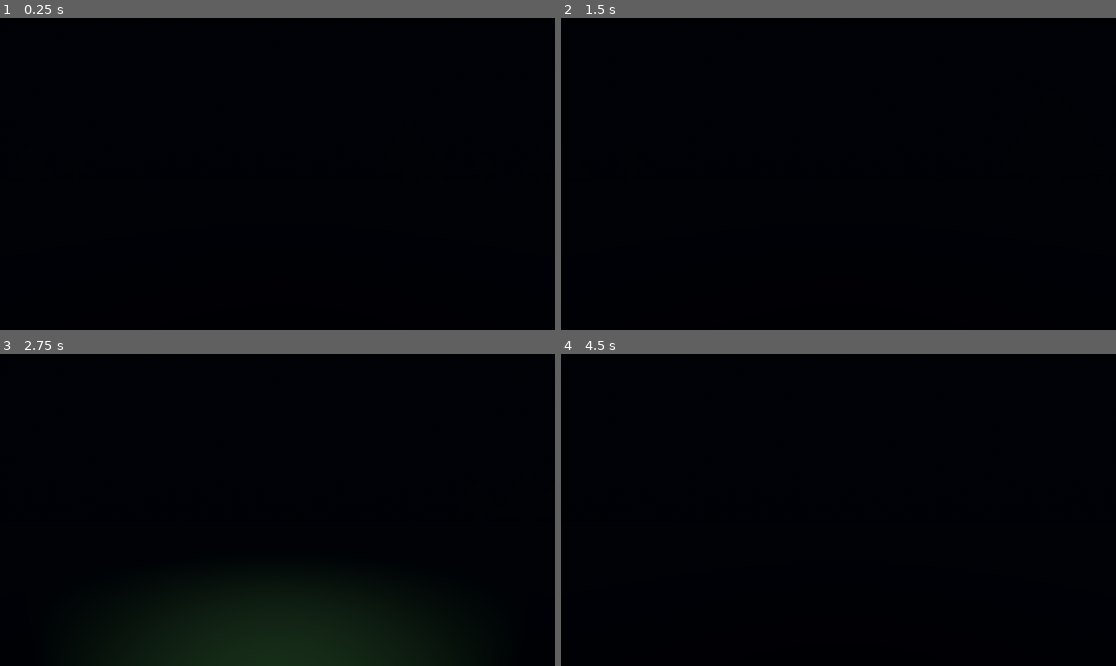
Above: before the commit, frames 1-4 (two rows, left to right).
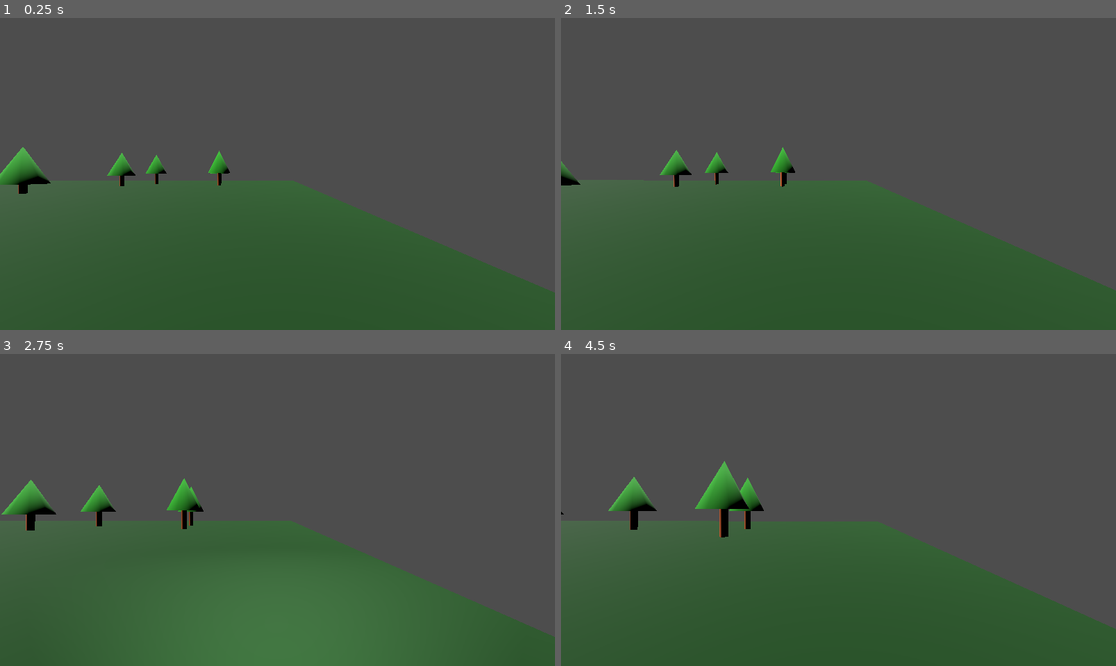
Above: after the commit, the same moments.

Repository: SolemnSintres/Godot3DStudy
Game: Godot game, scene res://world.tscn
The game is run twice, just before and just after one commit, with the same random seed, the same clock (stepped at 60 frames per second) and the same inputs.
Inputs (mouse positions are in pixels of both pictures, inside the frame that each line leads up to):
- Up to frame 1 (0.25 s): no input
- Up to frame 2 (1.5 s): tap Enter at 0.5 s; move the mouse to (866, 174) at 0.52 s; hold F (flashlight) 0.53-1.28 s; hold W (move_forward) from 0.53 s (still down); move the mouse to (810, 174) at 1.27 s; tap F (flashlight) at 1.35 s
- Up to frame 3 (2.75 s): keep holding W (move_forward); move the mouse to (288, 503) at 2.02 s; hold F (flashlight) from 2.03 s (still down)
- Up to frame 4 (4.5 s): keep holding W (move_forward); move the mouse to (832, 516) at 2.77 s; release F (flashlight) at 2.78 s; tap F (flashlight) at 2.85, 4.35 s; move the mouse to (877, 513) at 3.52 s; hold F (flashlight) 3.53-4.28 s; move the mouse to (794, 506) at 4.27 s

The runs differ from the first frame. In frame 1, 100% of the frame differs, in the area x 0-100%, y 0-100%; in frame 2, 100%; in frame 3, 100%; in frame 4, 100%.

Commit message:
World Border

Diff:
--- /dev/null
+++ b/environment.tres
@@ -0,0 +1,21 @@
+[gd_resource type="Environment" format=3 uid="uid://ygt5xb8fxo66"]
+
+[sub_resource type="ProceduralSkyMaterial" id="ProceduralSkyMaterial_f3sb7"]
+sky_top_color = Color(0.19076231, 0.19076234, 0.19076231, 1)
+sky_horizon_color = Color(0, 0, 0, 1)
+sky_energy_multiplier = 0.1
+ground_bottom_color = Color(0, 0, 0, 1)
+ground_horizon_color = Color(0, 0, 0, 1)
+
+[sub_resource type="Sky" id="Sky_fj7yv"]
+sky_material = SubResource("ProceduralSkyMaterial_f3sb7")
+
+[resource]
+background_mode = 2
+background_energy_multiplier = 0.7
+sky = SubResource("Sky_fj7yv")
+fog_enabled = true
+fog_light_color = Color(0.12606615, 0.16390818, 0.22383267, 1)
+fog_light_energy = 0.05
+fog_density = 0.5
+fog_aerial_perspective = 0.1
--- a/world.tscn
+++ b/world.tscn
@@ -7,25 +7,11 @@
 [sub_resource type="StandardMaterial3D" id="StandardMaterial3D_gv5m4"]
 albedo_color = Color(0, 0.2175481, 1.2032687e-07, 1)
 
-[sub_resource type="ProceduralSkyMaterial" id="ProceduralSkyMaterial_f3sb7"]
-sky_top_color = Color(0.19076231, 0.19076234, 0.19076231, 1)
-sky_horizon_color = Color(0, 0, 0, 1)
-sky_energy_multiplier = 0.1
-ground_bottom_color = Color(0, 0, 0, 1)
-ground_horizon_color = Color(0, 0, 0, 1)
+[sub_resource type="BoxShape3D" id="BoxShape3D_tlwt5"]
+size = Vector3(1, 5, 100)
 
-[sub_resource type="Sky" id="Sky_fj7yv"]
-sky_material = SubResource("ProceduralSkyMaterial_f3sb7")
-
-[sub_resource type="Environment" id="Environment_f3sb7"]
-background_mode = 2
-background_energy_multiplier = 0.7
-sky = SubResource("Sky_fj7yv")
-fog_enabled = true
-fog_light_color = Color(0.12606615, 0.16390818, 0.22383267, 1)
-fog_light_energy = 0.05
-fog_density = 0.5
-fog_aerial_perspective = 0.1
+[sub_resource type="BoxShape3D" id="BoxShape3D_aqk2v"]
+size = Vector3(100, 5, 1)
 
 [node name="World" type="Node3D" unique_id=1466041384]
 script = ExtResource("1_tlwt5")
@@ -37,12 +23,11 @@
 
 [node name="Moon" type="DirectionalLight3D" parent="." unique_id=1873360212]
 transform = Transform3D(0.79004806, -0.0015941996, -0.6130429, 0.613045, 0.0020544892, 0.7900454, 0, -0.99999666, 0.002600461, -32.12146, 58.96749, 0)
-light_color = Color(0.003451745, 0, 0.655912, 1)
-light_energy = 0.1
+light_energy = 2.11
 light_indirect_energy = 12.881
 
 [node name="Player" parent="." unique_id=313194366 instance=ExtResource("1_f3sb7")]
-transform = Transform3D(1, 0, 0, 0, 1, 0, 0, 0, 1, 8.1262, 1.2355709, -6.810598)
+transform = Transform3D(1, 0, 0, 0, 1, 0, 0, 0, 1, 46.349922, 1.2355709, -2.2643867)
 
 [node name="House" type="CSGBox3D" parent="." unique_id=1473746256]
 transform = Transform3D(1, 0, 0, 0, 1, 0, 0, 0, 1, 2.4765358, 1.9992771, 0)
@@ -60,9 +45,36 @@
 size = Vector3(2, 3, 1)
 
 [node name="WorldEnvironment" type="WorldEnvironment" parent="." unique_id=1916217198]
-environment = SubResource("Environment_f3sb7")
 
 [node name="AudioStreamPlayer3D" type="AudioStreamPlayer3D" parent="." unique_id=1904568535]
 stream = ExtResource("3_tlwt5")
 volume_db = -5.0
 autoplay = true
+
+[node name="InWall" type="StaticBody3D" parent="." unique_id=1426904966]
+transform = Transform3D(1, 0, 0, 0, 1, 0, 0, 0, 1, -49.94915, 0, 0)
+
+[node name="CollisionShape3D" type="CollisionShape3D" parent="InWall" unique_id=1452324920]
+transform = Transform3D(1, 0, 0, 0, 1, 0, 0, 0, 1, 0.55356216, 2.3866081, 0)
+shape = SubResource("BoxShape3D_tlwt5")
+
+[node name="InWall2" type="StaticBody3D" parent="." unique_id=83836550]
+transform = Transform3D(1, 0, 0, 0, 1, 0, 0, 0, 1, 49.257336, 0, 0)
+
+[node name="CollisionShape3D" type="CollisionShape3D" parent="InWall2" unique_id=387549037]
+transform = Transform3D(1, 0, 0, 0, 1, 0, 0, 0, 1, 0.55356216, 2.3866081, 0)
+shape = SubResource("BoxShape3D_tlwt5")
+
+[node name="InWall3" type="StaticBody3D" parent="." unique_id=797474562]
+transform = Transform3D(1, 0, 0, 0, 1, 0, 0, 0, 1, 0, 0, 49.29466)
+
+[node name="CollisionShape3D" type="CollisionShape3D" parent="InWall3" unique_id=730857658]
+transform = Transform3D(1, 0, 0, 0, 1, 0, 0, 0, 1, 0, 2.4879837, 0)
+shape = SubResource("BoxShape3D_aqk2v")
+
+[node name="InWall4" type="StaticBody3D" parent="." unique_id=1452367714]
+transform = Transform3D(1, 0, 0, 0, 1, 0, 0, 0, 1, 0, 0, -49.41914)
+
+[node name="CollisionShape3D" type="CollisionShape3D" parent="InWall4" unique_id=224662227]
+transform = Transform3D(1, 0, 0, 0, 1, 0, 0, 0, 1, 0, 2.4879837, 0)
+shape = SubResource("BoxShape3D_aqk2v")
